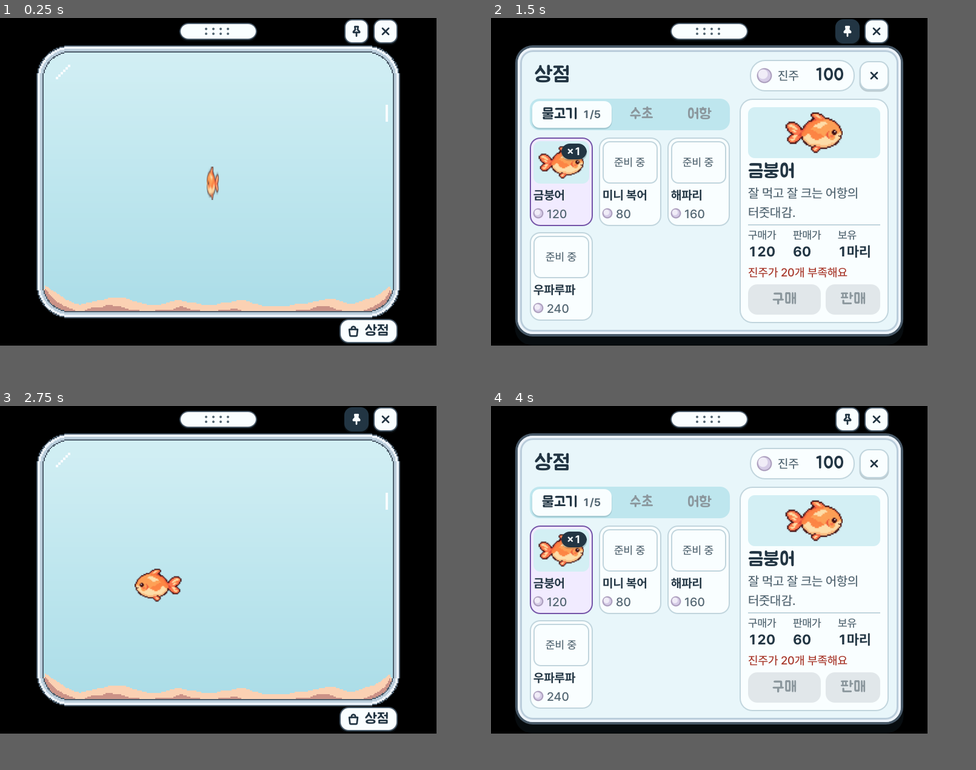
Above: before the commit, frames 1-4 (two rows, left to right).
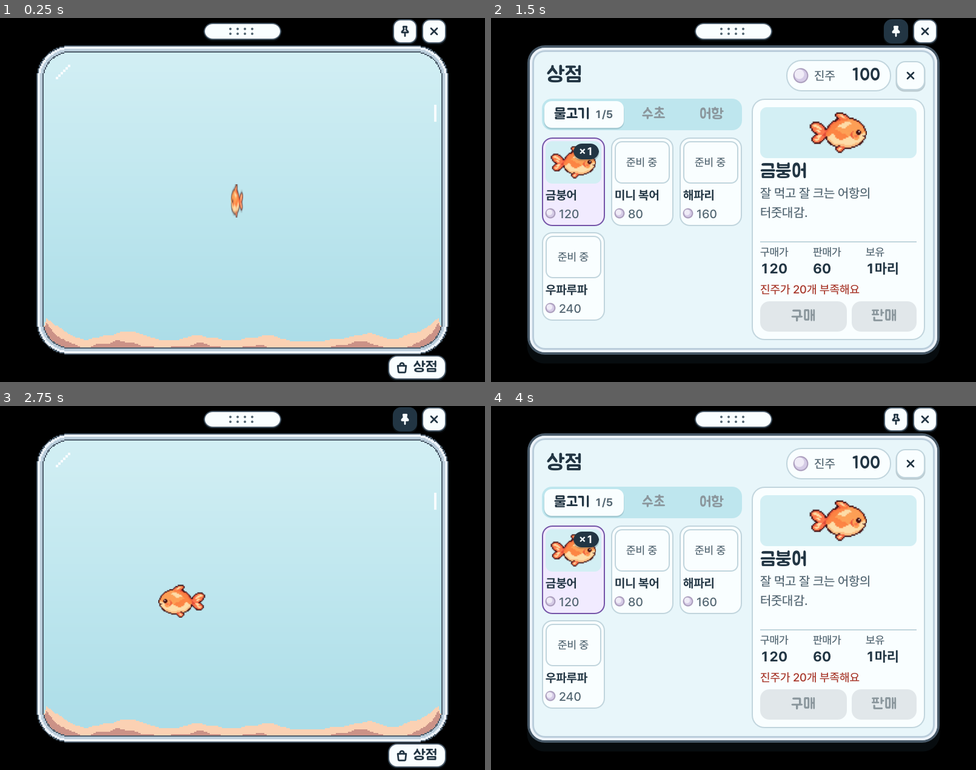
Above: after the commit, the same moments.

Repository: onlyhappiness/mauve
Game: Godot game, scene res://main.tscn
Two runs of this game, one before a commit and one after it. Both use one fixed random seed, a clock stepped at 60 frames per second and the inputs below.
Inputs (mouse positions are in pixels of both pictures, inside the frame that each line leads up to; where the layout moved, square brackets give the same spot in the first picture):
- Up to frame 1 (0.25 s): no input
- Up to frame 2 (1.5 s): click (854, 28) [849, 32] at 0.5 s; click "상점" at 1.25 s
- Up to frame 3 (2.75 s): click (378, 456) [383, 464] at 2 s
- Up to frame 4 (4 s): click (854, 416) [849, 420] at 2.75 s; click "상점" at 3.5 s
In our replay, the window is 720x540 before the commit and 800x600 after it. These sizes can differ from the game's own. Grey fills any space a smaller window leaves; there, only what the larger window draws over its background counts as a difference.

The runs differ from the first frame. In frame 1, 23% of the frame differs, in the area x 7-93%, y 0-100%; in frame 2, 27%, in the area x 5-93%, y 0-93%; in frame 3, 23%; in frame 4, 27%.

Commit message:
feat: 어항을 340×255칸으로 키우고 창을 800×600으로 조정
- 같은 생성 스크립트로 유리·모래를 340×255칸에 다시 그림(물고기·버튼 크기는 그대로)
- TANK_RECT·모래 높이·창 크기와 손잡이·버튼 위치를 새 어항에 맞춤
- 상점 패널을 어항 영역과 같은 크기로 키워 어항 테두리가 비치지 않게 함
- 상점 설명 글을 위쪽에 붙임

Co-Authored-By: Claude Opus 5.5 <noreply@anthropic.com>

Diff:
--- a/aquarium.gd
+++ b/aquarium.gd
@@ -4,7 +4,7 @@
 signal fish_count_changed(count: int)
 
 # 어항이 차지하는 영역(창 기준 논리 픽셀). 이 바깥은 투명하게 남는다.
-const TANK_RECT := Rect2(60, 45, 600, 450)
+const TANK_RECT := Rect2(60, 45, 680, 510)
 const MAX_FISH := 5
 
 # 픽셀 아트 한 칸이 차지하는 게임 픽셀. 유리·모래 이미지를 이 배율로 표시한다.
@@ -13,7 +13,7 @@
 # 유리·모래 이미지(assets/tank/)에 맞춘 값. 이미지를 바꾸면 함께 고친다.
 const GLASS_WIDTH := 12  # 유리 두께 6칸
 const CORNER_RADIUS := 56  # 바깥 모서리 반경 28칸
-const SAND_HEIGHT := 22  # 가운데 구간 모래의 가장 높은 곳 11칸. 양 끝은 둥근 모서리 안에 있다.
+const SAND_HEIGHT := 26  # 가운데 구간 모래의 가장 높은 곳 13칸. 양 끝은 둥근 모서리 안에 있다.
 const SWIM_CORNER_RADIUS := CORNER_RADIUS - GLASS_WIDTH  # 헤엄 영역(swim_area) 모서리 반경
 
 # 물은 코드로 그린다. 위·가운데·아래 세 색 사이를 WATER_STEP마다 조금씩 바꿔
@@ -33,7 +33,7 @@
 
 
 func _ready() -> void:
-	# 유리·모래 이미지는 캔버스 전체가 어항 외곽(300×225칸)이다.
+	# 유리·모래 이미지는 캔버스 전체가 어항 외곽(340×255칸)이다.
 	for layer: Sprite2D in [sand, glass]:
 		layer.position = TANK_RECT.position
 		layer.scale = Vector2.ONE * PIXEL_SCALE
--- a/main.gd
+++ b/main.gd
@@ -132,7 +132,7 @@
 # 모서리 바깥 투명 부분은 클릭을 받지 않게 한다.
 # 현재 UI와 Aquarium은 창 좌표와 같은 원점·배율을 쓰며, 손잡이는 어항 위쪽 직선 구간에 있다.
 # 오른쪽 버튼 묶음은 각각 어항 위·아래에 있고 오른쪽 끝은 어항 끝 안쪽에 있어야 한다.
-# 상점 패널(y 45~525)도 위쪽 컨트롤(y 2~44) 아래에서 시작하고 손잡이는 패널 위쪽 직선 구간에 있다.
+# 상점 패널은 어항 영역(TANK_RECT)과 같은 자리·크기로 어항을 덮고, 위쪽 컨트롤(y 2~44) 아래에서 시작하며 손잡이는 패널 위쪽 직선 구간에 있다.
 # 위치·배율 변경이나 상점 패널 추가 시 이 연결 순서를 재검토하고 실제 창에서 클릭 통과를 확인한다.
 func _click_area(tank: Rect2, radius: float, handle: Rect2, top_right: Rect2, bottom_right: Rect2) -> PackedVector2Array:
 	var polygon := PackedVector2Array()
--- a/main.tscn
+++ b/main.tscn
@@ -34,15 +34,15 @@
 [node name="UI" type="Control" parent="."]
 layout_mode = 3
 anchors_preset = 0
-offset_right = 720.0
-offset_bottom = 540.0
+offset_right = 800.0
+offset_bottom = 600.0
 mouse_filter = 2
 
 [node name="DragHandle" type="Panel" parent="UI"]
 layout_mode = 0
-offset_left = 296.0
+offset_left = 336.0
 offset_top = 8.0
-offset_right = 424.0
+offset_right = 464.0
 offset_bottom = 36.0
 tooltip_text = "끌어서 옮기기"
 mouse_default_cursor_shape = 13
@@ -61,9 +61,9 @@
 
 [node name="AlwaysOnTopButton" type="Button" parent="UI"]
 layout_mode = 0
-offset_left = 568.0
+offset_left = 648.0
 offset_top = 2.0
-offset_right = 608.0
+offset_right = 688.0
 offset_bottom = 42.0
 focus_mode = 0
 theme_type_variation = &"PinButton"
@@ -73,9 +73,9 @@
 
 [node name="CloseButton" type="Button" parent="UI"]
 layout_mode = 0
-offset_left = 616.0
+offset_left = 696.0
 offset_top = 2.0
-offset_right = 656.0
+offset_right = 736.0
 offset_bottom = 42.0
 tooltip_text = "닫기"
 focus_mode = 0
@@ -85,10 +85,10 @@
 
 [node name="Dock" type="HBoxContainer" parent="UI"]
 layout_mode = 0
-offset_left = 300.0
-offset_top = 496.0
-offset_right = 656.0
-offset_bottom = 536.0
+offset_left = 380.0
+offset_top = 556.0
+offset_right = 736.0
+offset_bottom = 596.0
 mouse_filter = 2
 theme_override_constants/separation = 8
 alignment = 2
@@ -102,8 +102,8 @@
 [node name="ShopPanel" type="Panel" parent="UI"]
 visible = false
 layout_mode = 0
-offset_left = 40.0
+offset_left = 60.0
 offset_top = 45.0
-offset_right = 680.0
-offset_bottom = 525.0
+offset_right = 740.0
+offset_bottom = 555.0
 script = ExtResource("10_shop_panel")
--- a/project.godot
+++ b/project.godot
@@ -18,8 +18,8 @@
 
 [display]
 
-window/size/viewport_width=720
-window/size/viewport_height=540
+window/size/viewport_width=800
+window/size/viewport_height=600
 window/size/borderless=true
 window/size/transparent=true
 window/stretch/mode="canvas_items"
--- a/shop_panel.gd
+++ b/shop_panel.gd
@@ -1,7 +1,7 @@
 class_name ShopPanel
 extends Panel
 
-# 어항을 덮는 상점 패널(640×480). 진주로 물고기를 사고판다.
+# 어항을 덮는 상점 패널(어항 영역과 같은 680×510). 진주로 물고기를 사고판다.
 # 배치·색은 OpenDesign 상점 시안(DESIGN.md)을 따르고, 안쪽 노드는 _build()에서 코드로 만든다.
 # 수초·어항 탭은 D08·D09 범위라 아직 고를 수 없다.
 
@@ -396,6 +396,7 @@
 	column.add_child(_detail_name)
 	_description = _label("", &"Description")
 	_description.autowrap_mode = TextServer.AUTOWRAP_WORD_SMART
+	_description.vertical_alignment = VERTICAL_ALIGNMENT_TOP
 	_description.size_flags_vertical = Control.SIZE_EXPAND_FILL
 	column.add_child(_description)
 
Binary file changed: assets/tank/glass.png
Binary file changed: assets/tank/sand.png
Not shown, changed: assets/tank/source/make_tank.py
